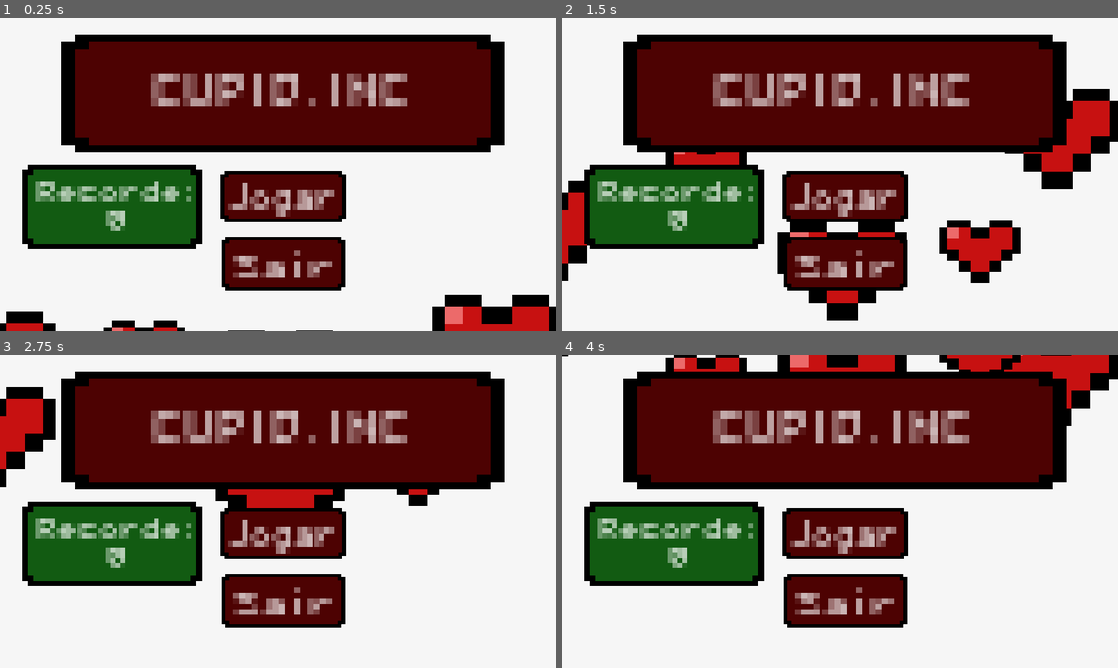
Above: before the commit, frames 1-4 (two rows, left to right).
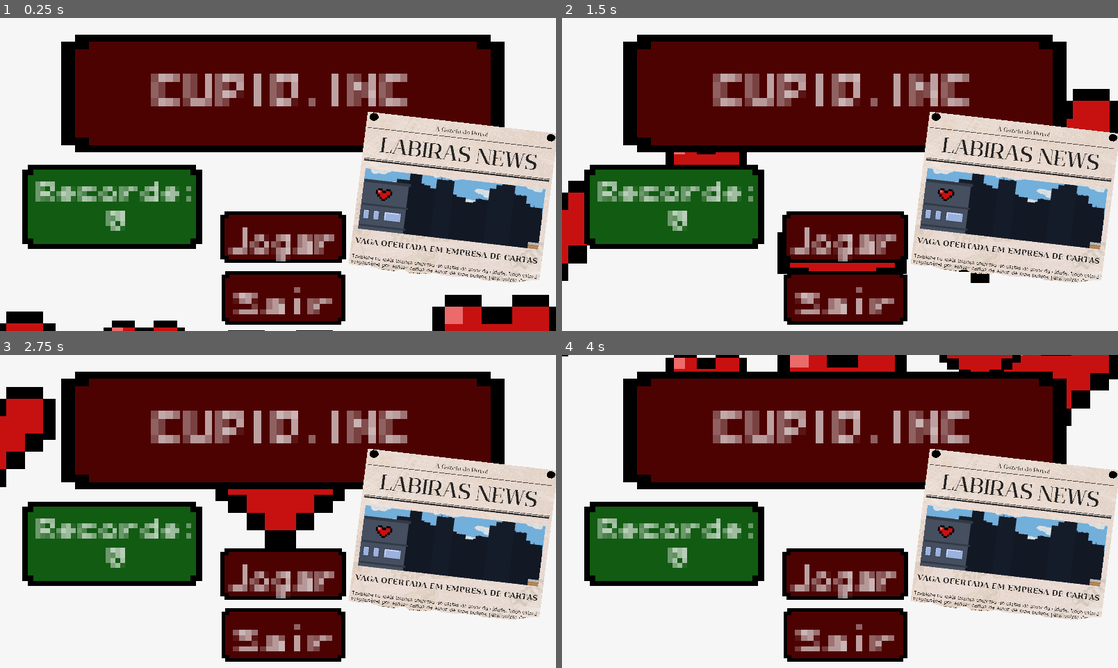
Above: after the commit, the same moments.

Repository: SoaresDavidson/CUPID.inc
Game: Godot game, scene res://scenes/menu.tscn
Same seed, same stepped clock (60 frames per second), same inputs: the game is played once before the commit and once after it.
Inputs:
- Up to frame 1 (0.25 s): no input
- Up to frame 2 (1.5 s): hold D (right) 0.53-1.28 s; hold S (down) from 1.28 s (still down)
- Up to frame 3 (2.75 s): release S (down) at 2.03 s; hold D (right) from 2.03 s (still down)
- Up to frame 4 (4 s): release D (right) at 2.78 s; hold W (up) 2.78-3.53 s; hold A (left) from 3.53 s (still down)

The runs differ from the first frame. In frame 1, 26% of the frame differs, in the area x 39-100%, y 30-98%; in frame 2, 26%; in frame 3, 26%; in frame 4, 26%.

Commit message:
Commit final, finalmente

Diff:
--- a/scenes/background.tscn
+++ b/scenes/background.tscn
@@ -3,7 +3,8 @@
 [ext_resource type="Script" path="res://script/background.gd" id="1_yk6q4"]
 [ext_resource type="Texture2D" uid="uid://c0e871jhs067" path="res://assets/spritenuvens.png" id="2_uw14u"]
 [ext_resource type="Texture2D" uid="uid://dxq2s0nfuotm" path="res://assets/spritecasas.png" id="3_k7png"]
-[ext_resource type="FontFile" uid="uid://fenv4xgdmyyy" path="res://placeholders/fonts/PixelOperator8.ttf" id="4_sn5u2"]
+[ext_resource type="FontFile" uid="uid://fenv4xgdmyyy" path="res://fonts/PixelOperator8.ttf" id="4_sn5u2"]
+
 
 [sub_resource type="CompressedTexture2D" id="CompressedTexture2D_24pks"]
 load_path = "res://.godot/imported/spritepredios.png-8cececd6b6ee0df2bdb3299bad70a3ab.ctex"
--- a/scenes/escritorio_sprite.tscn
+++ b/scenes/escritorio_sprite.tscn
@@ -1,14 +1,14 @@
 [gd_scene load_steps=3 format=3 uid="uid://dg3skjko6rcqc"]
 
 [ext_resource type="Texture2D" uid="uid://bc4yv1h8hxcxn" path="res://assets/escritório.png" id="1_qa1sa"]
-[ext_resource type="FontFile" uid="uid://fenv4xgdmyyy" path="res://placeholders/fonts/PixelOperator8.ttf" id="2_oa28h"]
+[ext_resource type="FontFile" uid="uid://fenv4xgdmyyy" path="res://fonts/PixelOperator8.ttf" id="2_oa28h"]
 
 [node name="escritorio_sprite" type="Node2D"]
 
 [node name="Sprite2D" type="Sprite2D" parent="."]
 texture = ExtResource("1_qa1sa")
 
-[node name="Label" type="Label" parent="."]
+[node name="Saída" type="Label" parent="."]
 offset_left = 47.0
 offset_top = -63.0
 offset_right = 113.0
@@ -17,7 +17,7 @@
 theme_override_fonts/font = ExtResource("2_oa28h")
 text = "Saída"
 
-[node name="Label2" type="Label" parent="."]
+[node name="Entrada" type="Label" parent="."]
 offset_left = -110.0
 offset_top = -63.0
 offset_right = -14.0
@@ -25,3 +25,39 @@
 scale = Vector2(0.75, 0.75)
 theme_override_fonts/font = ExtResource("2_oa28h")
 text = "Entrada"
+
+[node name="Papel1" type="Label" parent="."]
+offset_left = -8.0
+offset_top = 30.0
+offset_right = 92.0
+offset_bottom = 170.0
+scale = Vector2(0.3, 0.3)
+theme_override_colors/font_color = Color(0, 0, 0, 1)
+theme_override_fonts/font = ExtResource("2_oa28h")
+theme_override_font_sizes/font_size = 8
+text = "Facilidade de entrega proporcional ao tanto que o remetente combina com o destinatário (personalidades sinônimas)."
+autowrap_mode = 2
+
+[node name="Papel2" type="Label" parent="."]
+offset_left = 28.0
+offset_top = 30.0
+offset_right = 128.0
+offset_bottom = 170.0
+scale = Vector2(0.3, 0.3)
+theme_override_colors/font_color = Color(0, 0, 0, 1)
+theme_override_fonts/font = ExtResource("2_oa28h")
+theme_override_font_sizes/font_size = 8
+text = "Recusar um serviço diminui meu salário. Preciso juntar dinheiro."
+autowrap_mode = 2
+
+[node name="Papel3" type="Label" parent="."]
+offset_left = 64.0
+offset_top = 30.0
+offset_right = 164.0
+offset_bottom = 170.0
+scale = Vector2(0.3, 0.3)
+theme_override_colors/font_color = Color(0, 0, 0, 1)
+theme_override_fonts/font = ExtResource("2_oa28h")
+theme_override_font_sizes/font_size = 8
+text = "Disseram que falhar durante uma entrega resulta em demissão. "
+autowrap_mode = 2
--- a/scenes/game.tscn
+++ b/scenes/game.tscn
@@ -7,8 +7,9 @@
 [ext_resource type="Script" path="res://script/carta.gd" id="5_ftd2a"]
 [ext_resource type="PackedScene" uid="uid://bq5m52kgqx1n7" path="res://scenes/texto.tscn" id="6_xakaf"]
 [ext_resource type="Script" path="res://script/texto.gd" id="7_jiwpc"]
-[ext_resource type="FontFile" uid="uid://fenv4xgdmyyy" path="res://placeholders/fonts/PixelOperator8.ttf" id="8_h6lge"]
+[ext_resource type="FontFile" uid="uid://fenv4xgdmyyy" path="res://fonts/PixelOperator8.ttf" id="8_h6lge"]
 [ext_resource type="Texture2D" uid="uid://c3ieu7ynjr36y" path="res://assets/carteiro.png" id="9_5q56s"]
+
 
 [sub_resource type="Animation" id="Animation_08vir"]
 length = 0.001
--- a/scenes/jogo_2.tscn
+++ b/scenes/jogo_2.tscn
@@ -5,7 +5,7 @@
 [ext_resource type="PackedScene" uid="uid://bkskky10obye7" path="res://scenes/carta.tscn" id="2_krjd3"]
 [ext_resource type="Texture2D" uid="uid://c3ieu7ynjr36y" path="res://assets/carteiro.png" id="3_4w4ow"]
 [ext_resource type="PackedScene" uid="uid://bq5m52kgqx1n7" path="res://scenes/texto.tscn" id="4_fgr2b"]
-[ext_resource type="FontFile" uid="uid://fenv4xgdmyyy" path="res://placeholders/fonts/PixelOperator8.ttf" id="6_1xo03"]
+[ext_resource type="FontFile" uid="uid://fenv4xgdmyyy" path="res://fonts/PixelOperator8.ttf" id="6_1xo03"]
 [ext_resource type="Texture2D" uid="uid://jae3m2cngfm6" path="res://assets/botãovermelho.png" id="7_2y47h"]
 [ext_resource type="Texture2D" uid="uid://bvlu8yk4ervu1" path="res://assets/botãoverde.png" id="8_45trt"]
 [ext_resource type="Texture2D" uid="uid://dcv1m5ow3ebyq" path="res://placeholders/meta do dia.png" id="9_cm3uy"]
@@ -258,10 +258,10 @@
 
 [node name="Fechar" type="Button" parent="texto2"]
 modulate = Color(1, 1, 1, 0)
-offset_left = 36.0
+offset_left = 32.0
 offset_top = -74.0
-offset_right = 58.0
-offset_bottom = -52.0
+offset_right = 62.0
+offset_bottom = -47.0
 
 [connection signal="pressed" from="botãocartachegando" to="." method="_on_botãocartachegando_pressed"]
 [connection signal="pressed" from="texto/botãoaceitar" to="." method="_on_botãoaceitar_pressed"]
--- a/scenes/menu.tscn
+++ b/scenes/menu.tscn
@@ -1,11 +1,12 @@
-[gd_scene load_steps=11 format=3 uid="uid://b4qyxc7ldpnhc"]
+[gd_scene load_steps=12 format=3 uid="uid://b4qyxc7ldpnhc"]
 
 [ext_resource type="Script" path="res://script/menu.gd" id="1_7e1da"]
 [ext_resource type="Texture2D" uid="uid://b75kbulbh2a2t" path="res://assets/interface.png" id="1_165gq"]
-[ext_resource type="FontFile" uid="uid://fenv4xgdmyyy" path="res://placeholders/fonts/PixelOperator8.ttf" id="3_qqr6m"]
+[ext_resource type="FontFile" uid="uid://fenv4xgdmyyy" path="res://fonts/PixelOperator8.ttf" id="3_qqr6m"]
 [ext_resource type="Texture2D" uid="uid://dg0lfcf5kodqr" path="res://assets/botão.png" id="4_2ajk6"]
 [ext_resource type="Texture2D" uid="uid://c5auxjadgayr7" path="res://assets/spritecoração.png" id="5_xb4tc"]
 [ext_resource type="Texture2D" uid="uid://bvlu8yk4ervu1" path="res://assets/botãoverde.png" id="6_fj4yt"]
+[ext_resource type="Texture2D" uid="uid://c6igun7i4hrfd" path="res://assets/jornal.png" id="7_mqhc5"]
 
 [sub_resource type="Animation" id="Animation_5w4na"]
 resource_name = "Fadeout"
@@ -211,26 +212,27 @@
 modulate = Color(1, 1, 1, 0)
 layout_mode = 0
 offset_left = 46.7193
-offset_top = 18.7384
+offset_top = 24.242
 offset_right = 121.719
-offset_bottom = 49.7384
+offset_bottom = 55.242
 scale = Vector2(0.2, 0.2)
 
 [node name="Button2" type="Button" parent="."]
+modulate = Color(1, 1, 1, 0)
 layout_mode = 0
 offset_left = 46.9074
-offset_top = 27.8455
+offset_top = 32.4973
 offset_right = 121.907
-offset_bottom = 58.8455
+offset_bottom = 63.4973
 scale = Vector2(0.2, 0.2)
 
 [node name="Jogar" type="Label" parent="."]
 z_index = 2
 layout_mode = 0
 offset_left = 46.5312
-offset_top = 19.3936
+offset_top = 24.8972
 offset_right = 116.531
-offset_bottom = 42.3936
+offset_bottom = 47.8972
 scale = Vector2(0.400619, 0.573047)
 theme_override_fonts/font = ExtResource("3_qqr6m")
 theme_override_font_sizes/font_size = 8
@@ -241,9 +243,9 @@
 texture_filter = 1
 layout_mode = 0
 offset_left = 41.3889
-offset_top = 29.2869
+offset_top = 33.9387
 offset_right = 93.3889
-offset_bottom = 52.2869
+offset_bottom = 56.9387
 scale = Vector2(0.507914, 0.468302)
 theme_override_fonts/font = ExtResource("3_qqr6m")
 theme_override_font_sizes/font_size = 8
@@ -252,14 +254,14 @@
 
 [node name="BotãoSprite2" type="Sprite2D" parent="."]
 z_index = 1
-position = Vector2(46.0922, 18.2797)
+position = Vector2(46.0922, 23.7833)
 scale = Vector2(0.509523, 0.431438)
 texture = ExtResource("4_2ajk6")
 centered = false
 
 [node name="BotãoSprite3" type="Sprite2D" parent="."]
 z_index = 1
-position = Vector2(46.2176, 27.1903)
+position = Vector2(46.2176, 31.8421)
 scale = Vector2(0.502877, 0.455316)
 texture = ExtResource("4_2ajk6")
 centered = false
@@ -335,5 +337,11 @@
 scale = Vector2(0.730487, 0.715584)
 texture = ExtResource("6_fj4yt")
 
+[node name="Jornal" type="Sprite2D" parent="."]
+position = Vector2(76.0678, 24.1109)
+rotation = 0.120428
+scale = Vector2(0.04, 0.04)
+texture = ExtResource("7_mqhc5")
+
 [connection signal="pressed" from="Button" to="." method="_on_button_pressed"]
 [connection signal="pressed" from="Button2" to="." method="_on_button_2_pressed"]
--- a/scenes/space_shooter.tscn
+++ b/scenes/space_shooter.tscn
@@ -4,12 +4,12 @@
 [ext_resource type="Script" path="res://script/space_shooter.gd" id="1_h6aqy"]
 [ext_resource type="PackedScene" uid="uid://cbw55k3sjc3cj" path="res://scenes/background.tscn" id="2_1rnw5"]
 [ext_resource type="PackedScene" uid="uid://br0ehb14rn6lr" path="res://scenes/generator.tscn" id="3_hlmud"]
-[ext_resource type="FontFile" uid="uid://fenv4xgdmyyy" path="res://placeholders/fonts/PixelOperator8.ttf" id="5_8lnsf"]
+[ext_resource type="FontFile" uid="uid://fenv4xgdmyyy" path="res://fonts/PixelOperator8.ttf" id="5_8lnsf"]
 [ext_resource type="Texture2D" uid="uid://dg0lfcf5kodqr" path="res://assets/botão.png" id="6_740mj"]
 [ext_resource type="Texture2D" uid="uid://davp1acd1upbx" path="res://assets/spritecomeço.png" id="7_xpwp7"]
 [ext_resource type="Texture2D" uid="uid://dpout4ufqepk" path="res://assets/allblack.png" id="9_2waaa"]
 [ext_resource type="Texture2D" uid="uid://c5auxjadgayr7" path="res://assets/spritecoração.png" id="9_dkwxe"]
-[ext_resource type="FontFile" uid="uid://daxfdsjhbdu48" path="res://placeholders/fonts/PixelOperator8-Bold.ttf" id="10_njsyg"]
+[ext_resource type="FontFile" uid="uid://daxfdsjhbdu48" path="res://fonts/PixelOperator8-Bold.ttf" id="10_njsyg"]
 
 [sub_resource type="Animation" id="Animation_qp0f4"]
 resource_name = "Coração"
@@ -33,22 +33,10 @@
 tracks/0/type = "value"
 tracks/0/imported = false
 tracks/0/enabled = true
-tracks/0/path = NodePath("Carta:position")
-tracks/0/interp = 1
-tracks/0/loop_wrap = true
-tracks/0/keys = {
-"times": PackedFloat32Array(0, 3),
-"transitions": PackedFloat32Array(1, 1),
-"update": 0,
-"values": [Vector2(-1208, 150), Vector2(120, 150)]
-}
-tracks/1/type = "value"
-tracks/1/imported = false
-tracks/1/enabled = true
-tracks/1/path = NodePath("Camera2D:position")
-tracks/1/interp = 1
-tracks/1/loop_wrap = true
-tracks/1/keys = {
+tracks/0/path = NodePath("Camera2D:position")
+tracks/0/interp = 1
+tracks/0/loop_wrap = true
+tracks/0/keys = {
 "times": PackedFloat32Array(0, 3),
 "transitions": PackedFloat32Array(1, 1),
 "update": 0,
@@ -140,22 +128,10 @@
 tracks/3/type = "value"
 tracks/3/imported = false
 tracks/3/enabled = true
-tracks/3/path = NodePath("Carta:position")
+tracks/3/path = NodePath("Camera2D:position")
 tracks/3/interp = 1
 tracks/3/loop_wrap = true
 tracks/3/keys = {
-"times": PackedFloat32Array(0),
-"transitions": PackedFloat32Array(1),
-"update": 0,
-"values": [Vector2(120, 150)]
-}
-tracks/4/type = "value"
-tracks/4/imported = false
-tracks/4/enabled = true
-tracks/4/path = NodePath("Camera2D:position")
-tracks/4/interp = 1
-tracks/4/loop_wrap = true
-tracks/4/keys = {
 "times": PackedFloat32Array(0),
 "transitions": PackedFloat32Array(1),
 "update": 0,
@@ -184,7 +160,7 @@
 autoplay = "Default"
 
 [node name="Carta" parent="." instance=ExtResource("1_f2712")]
-position = Vector2(120, 150)
+position = Vector2(86.9998, 150)
 
 [node name="Background" parent="." instance=ExtResource("2_1rnw5")]
 
@@ -198,13 +174,14 @@
 
 [node name="Label" type="Label" parent="Replay"]
 z_index = 1
-offset_left = 342.0
+offset_left = 43.0
 offset_top = 249.0
-offset_right = 494.0
+offset_right = 371.0
 offset_bottom = 272.0
 scale = Vector2(3.43285, 3.96387)
 theme_override_fonts/font = ExtResource("5_8lnsf")
-text = "Você falhou!"
+text = "Você foi demitido!"
+horizontal_alignment = 1
 
 [node name="Label3" type="Label" parent="Replay"]
 z_index = 1
--- a/script/main.gd
+++ b/script/main.gd
@@ -128,7 +128,14 @@
 	var chances = ["Seu imbecil! Porquê você recusou minha carta? Eu e ela éramos feito um para o outro... ",
 	"Seu @!#$#!, QUEM TU PENSA QUE É SEU !#@#@!@$ VAI A !#@#!#",
 	"VOCÊ ESTRAGOU MINHA VIDA, EU VOU TE PEGAR SEU PALHAÇO!",
-	"Extremamente improfissional. Te peço para realizar somente um serviço de envio simples, e você recusa? Nunca mais conte comigo."]
+	"Extremamente improfissional. É só um serviço de envio simples, e você recusa? Nunca mais conte comigo.",
+	"Seu serviço é um lixo! Vou falar pra todo mundo que essa empresa não presta.",
+	"Incompetente.",
+	"Você acha que pode fazer o que quiser com as nossas vidas? Você me dá nojo.",
+	"Gostava tanto dele... Agora tudo acabou.",
+	"Você vai ser demitido, rapazinho! Vou falar com seu chefe, aí você vai ver...",
+	"Nunca mais sigo recomendações do meu tio. Essa empresa é uma #@!#$."
+	]
 	var i = randi_range(0, chances.size()-1)
 	veneno.text = chances[i]
 	texto_2.visible = true
--- a/script/menu.gd
+++ b/script/menu.gd
@@ -12,6 +12,8 @@
 	#label_2.text = "highscore: " + str(GlobalVars.highscore)
 
 func _on_button_pressed():
+	$Button.hide()
+	$Button2.hide()
 	MenuMusic.get_child(0).stop()
 	MenuMusic.get_child(3).play()
 	$AnimationPlayer.play("Fadeout")
--- a/script/space_shooter.gd
+++ b/script/space_shooter.gd
@@ -2,6 +2,8 @@
 
 @onready var animation_player = $AnimationPlayer
 var dificuldade = GlobalVars.dificuldade
+@onready var button = $Replay/Button
+
 func _ready():
 	MenuMusic.get_child(4).stop()
 	MenuMusic.get_child(7).play()
@@ -11,6 +13,8 @@
 	pass
 
 func _on_button_pressed():
+	button.hide()
+	GlobalVars.cartasnegadas = 0
 	MenuMusic.get_child(3).play()
 	$AnimationPlayer.play("Fadeout2")
 	await get_tree().create_timer(2.5).timeout
Binary file changed: assets/escritório.aseprite
Binary file changed: assets/escritório.png
Binary file changed: assets/jornal.png
Renamed: placeholders/fonts/PixelOperator8-Bold.ttf -> fonts/PixelOperator8-Bold.ttf
Not shown, added: fonts/PixelOperator8-Bold.ttf.import
Renamed: placeholders/fonts/PixelOperator8.ttf -> fonts/PixelOperator8.ttf
Not shown, added: fonts/PixelOperator8.ttf.import
Not shown, removed: placeholders/fonts/PixelOperator8-Bold.ttf.import
Not shown, removed: placeholders/fonts/PixelOperator8.ttf.import
Not shown, changed: Cupid.Inc.rar
